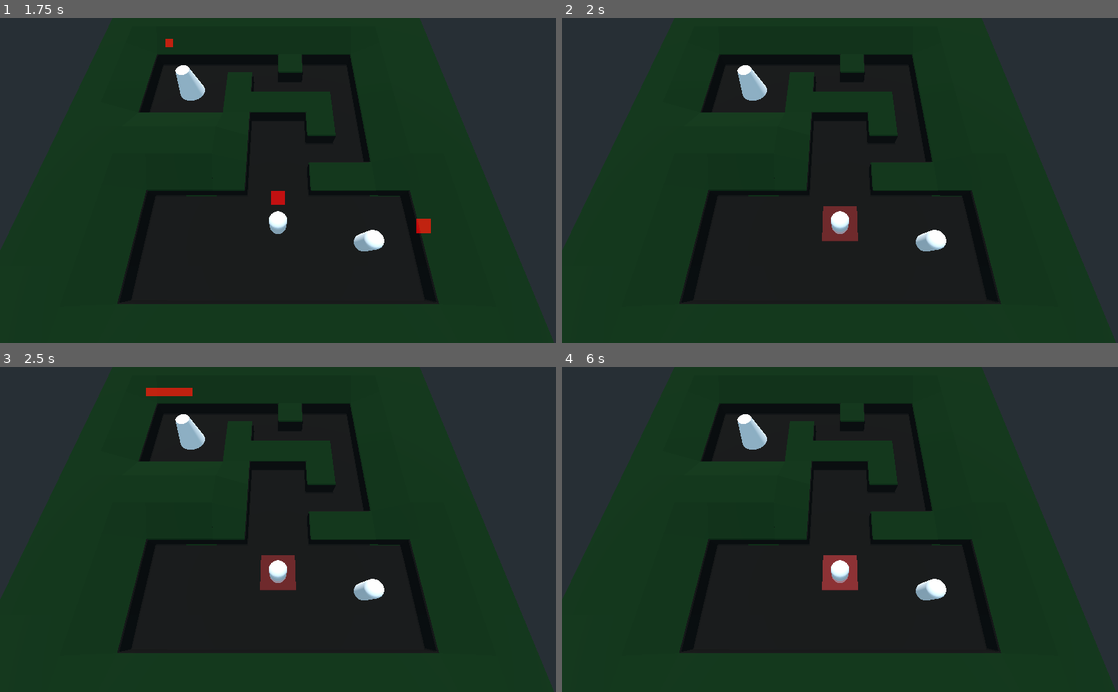
Above: before the commit, frames 1-4 (two rows, left to right).
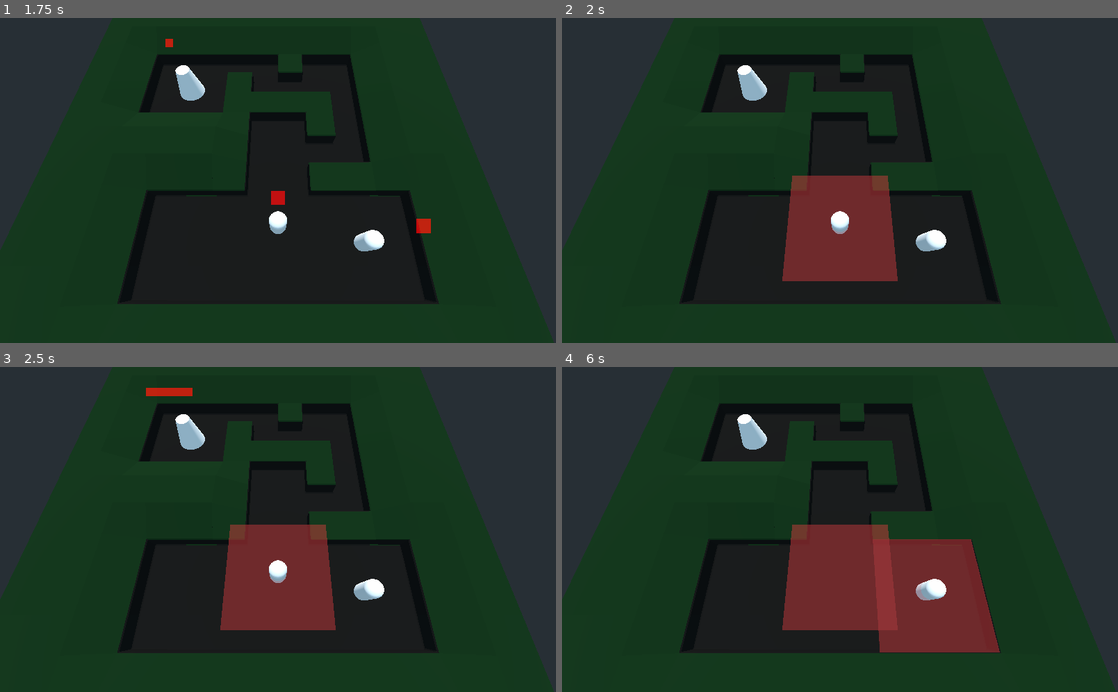
Above: after the commit, the same moments.

Repository: rubenMiller/rwu-spieleentwicklung-project
Game: Godot game, scene res://levels/pathfinding.tscn
The game is run twice, just before and just after one commit, with the same random seed, the same clock (stepped at 60 frames per second) and the same inputs.
Inputs (mouse positions are in pixels of both pictures, inside the frame that each line leads up to):
- Up to frame 1 (1.75 s): tap Enter (ui_accept) at 0.5, 0.77, 1.52 s; move the mouse to (400, 164) at 0.52 s; press the mouse at (400, 164) at 0.53 s; move the mouse to (166, 196) at 1.27 s; release the mouse at (166, 196) at 1.28 s; click (166, 196) at 1.35 s
- Up to frame 2 (2 s): no input
- Up to frame 3 (2.5 s): move the mouse to (333, 458) at 2.02 s; press the mouse at (333, 458) at 2.03 s
- Up to frame 4 (6 s): tap Enter (ui_accept) at 2.75, 3.02, 3.5, 3.77, 4.25, 4.52, 5.75 s; move the mouse to (812, 594) at 2.77 s; release the mouse at (812, 594) at 2.78 s; click (812, 594) at 2.85 s; move the mouse to (1006, 578) at 3.52 s; press the mouse at (1006, 578) at 3.53 s; move the mouse to (673, 480) at 4.27 s; release the mouse at (673, 480) at 4.28 s; click (673, 480) at 4.35 s; move the mouse to (867, 529) at 5.02 s; press the mouse at (867, 529) at 5.03 s; move the mouse to (756, 448) at 5.77 s; release the mouse at (756, 448) at 5.78 s; click (756, 448) at 5.85 s

Frame 1 is identical in both runs. In frame 2, 5.5% of the frame differs, in the area x 39-61%, y 48-81%; in frame 3, 5.5%; in frame 4, 12%, in the area x 39-79%, y 48-88%.

Commit message:
death on mortar

Diff:
--- a/godot-files/Entities/impact_area.gd
+++ b/godot-files/Entities/impact_area.gd
@@ -1,6 +1,19 @@
 extends Area
 
-
+var target_list := []
 
 func _on_Timer_timeout() -> void:
 	queue_free()
+	if target_list.size() > 0:
+		for e in target_list:
+			e.queue_free()
+			#target_list.erase(e)
+
+
+func _on_Impact_area_body_entered(body: Node) -> void:
+	print(body)
+	target_list.append(body)
+
+
+func _on_Impact_area_body_exited(body: Node) -> void:
+	target_list.erase(body)
--- a/godot-files/Entities/impact_area.tscn
+++ b/godot-files/Entities/impact_area.tscn
@@ -11,6 +11,10 @@
 size = Vector3( 4, 0.1, 4 )
 
 [node name="Impact_area" type="Area"]
+transform = Transform( 3, 0, 0, 0, 1, 0, 0, 0, 3, 0, 0, 0 )
+collision_layer = 2
+collision_mask = 2
+input_ray_pickable = false
 script = ExtResource( 2 )
 
 [node name="CollisionShape" type="CollisionShape" parent="."]
@@ -24,4 +28,6 @@
 one_shot = true
 autostart = true
 
+[connection signal="body_entered" from="." to="." method="_on_Impact_area_body_entered"]
+[connection signal="body_exited" from="." to="." method="_on_Impact_area_body_exited"]
 [connection signal="timeout" from="Timer" to="." method="_on_Timer_timeout"]
